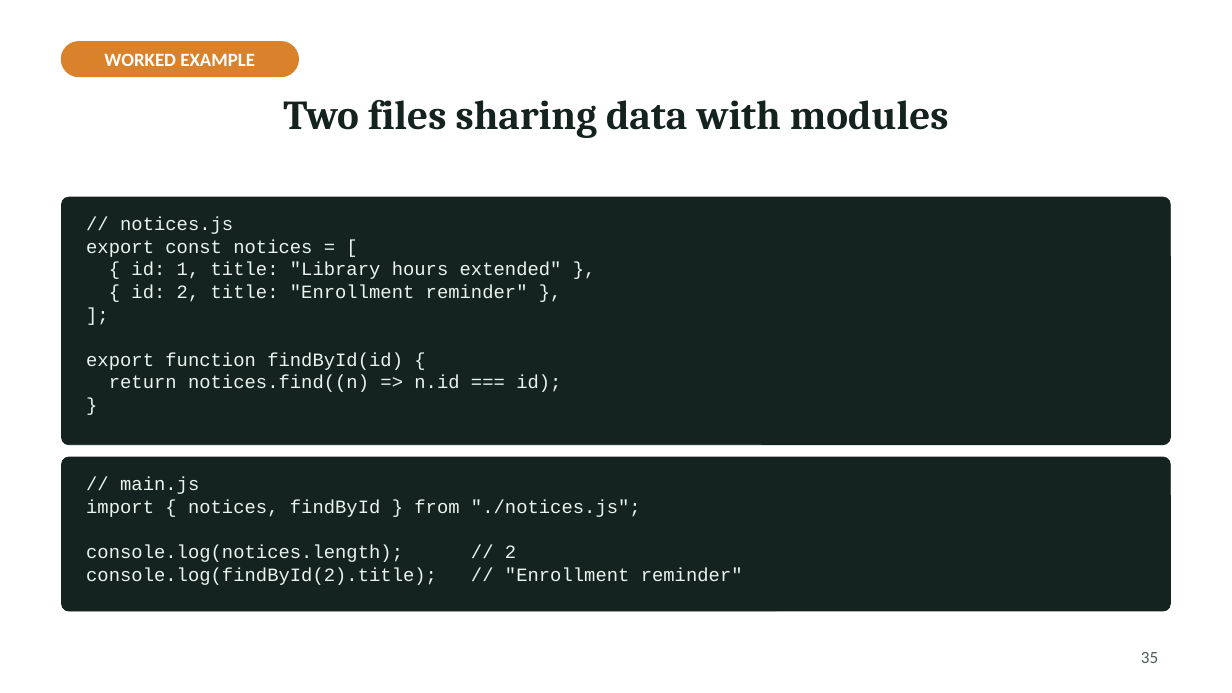
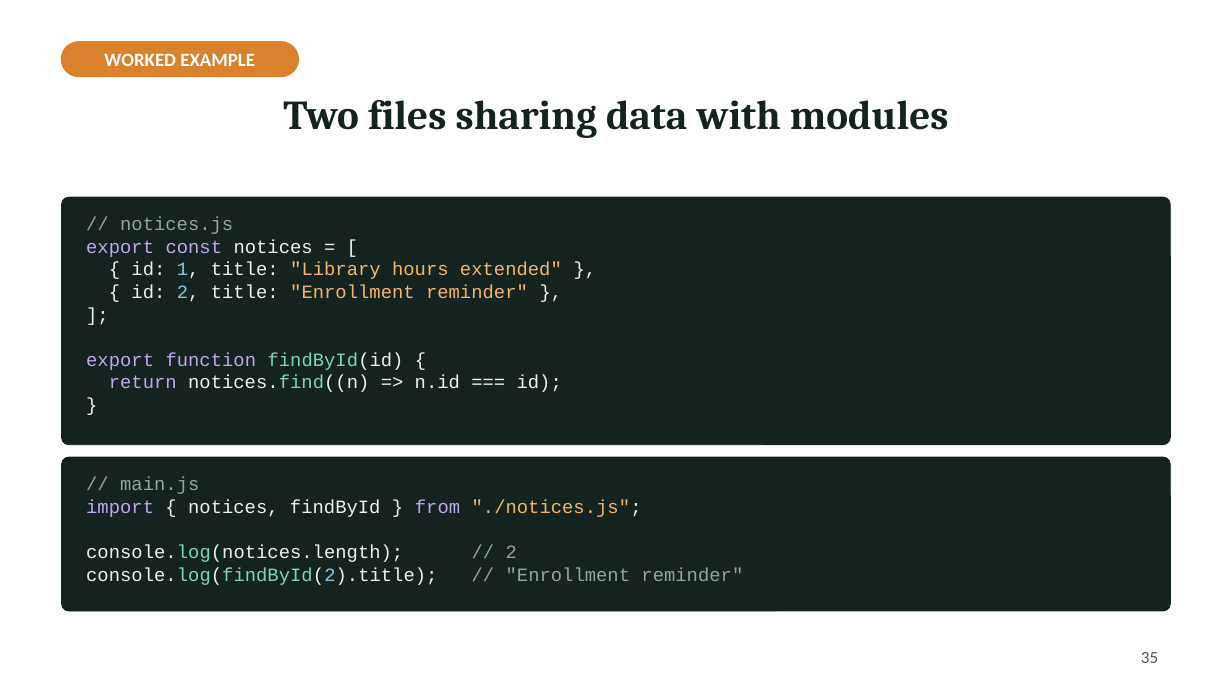
Before and after one commit to Haydzz9/sae104-site, a slide deck: slide 35 of downloads/lecture/Week_04_Lecture_How_the_web_works_JavaScript_essentials.pptx. Drawn at 1232x693 pixels with LibreOffice and Linux fonts; fonts in the diff are those of the drawing. Boxes give left, top, right and bottom in pixels: in the first picture for what was removed or moved away, otherwise in the second. Text is boxed around its words. In the diff, an @@ line names an element or a change of style, - is before the commit and + after.

```diff
--- a/downloads/lecture/Week_04_Lecture_How_the_web_works_JavaScript_essentials.pptx
+++ b/downloads/lecture/Week_04_Lecture_How_the_web_works_JavaScript_essentials.pptx
@@ text at (x1=86, y1=217, x2=562, y2=392): text colour #EAF3EE to #8FA89E in "// notices.js"; text colour #EAF3EE to #C3A6F0 in "export const", "export function", "return"; text colour #EAF3EE to #8EC5E0 in "1,", "2,"; text colour #EAF3EE to #F2B66D in ""Library hours extended"", ""Enrollment reminder""; text colour #EAF3EE to #7FD6B2 in "findById(id)", "notices.find((n)" @@
@@ text "// main.js" at (x1=86, y1=477, x2=743, y2=585): text colour #EAF3EE to #8FA89E in "// main.js", "// 2", "// "Enrollment reminder""; text colour #EAF3EE to #C3A6F0 in "import from"; text colour #EAF3EE to #F2B66D in ""./notices.js";"; text colour #EAF3EE to #7FD6B2 in "console.log(notices.length);", "console.log(findById(2).title);"; text colour #EAF3EE to #8EC5E0 in "console.log(findById(2).title);" @@
```
Also in this commit, not shown: 18 other slides changed, 21 other files.
